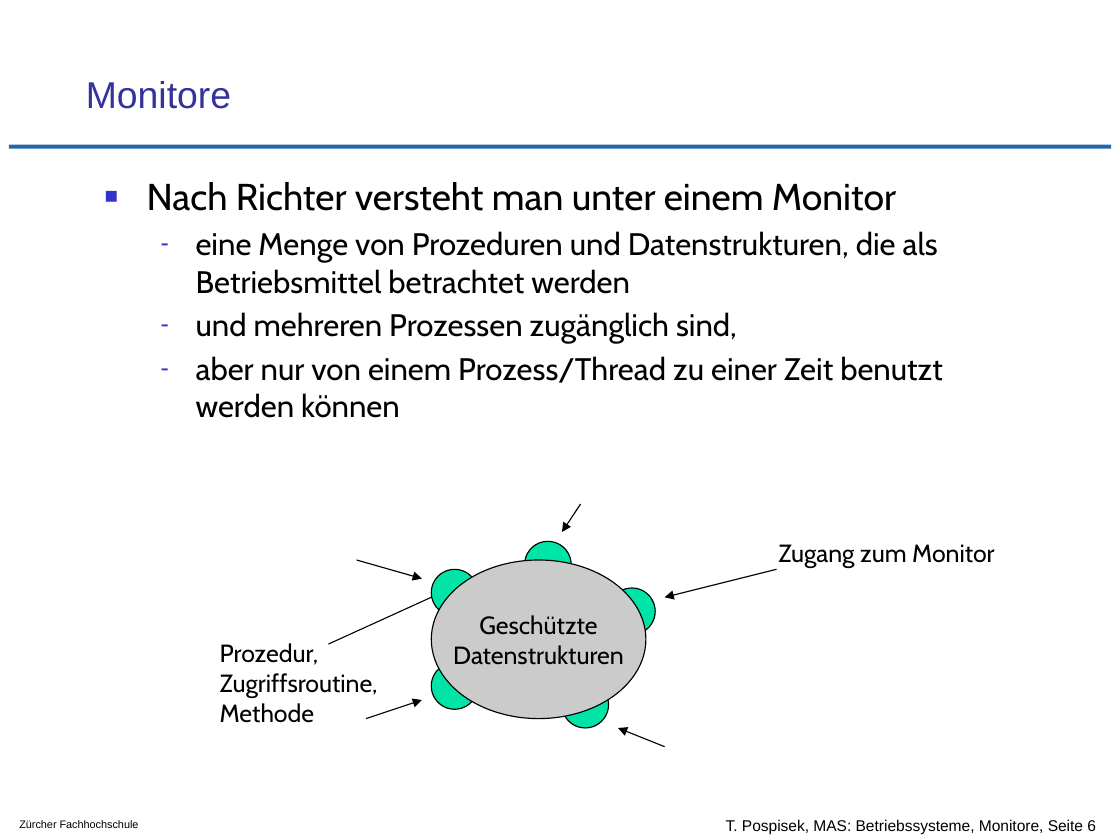
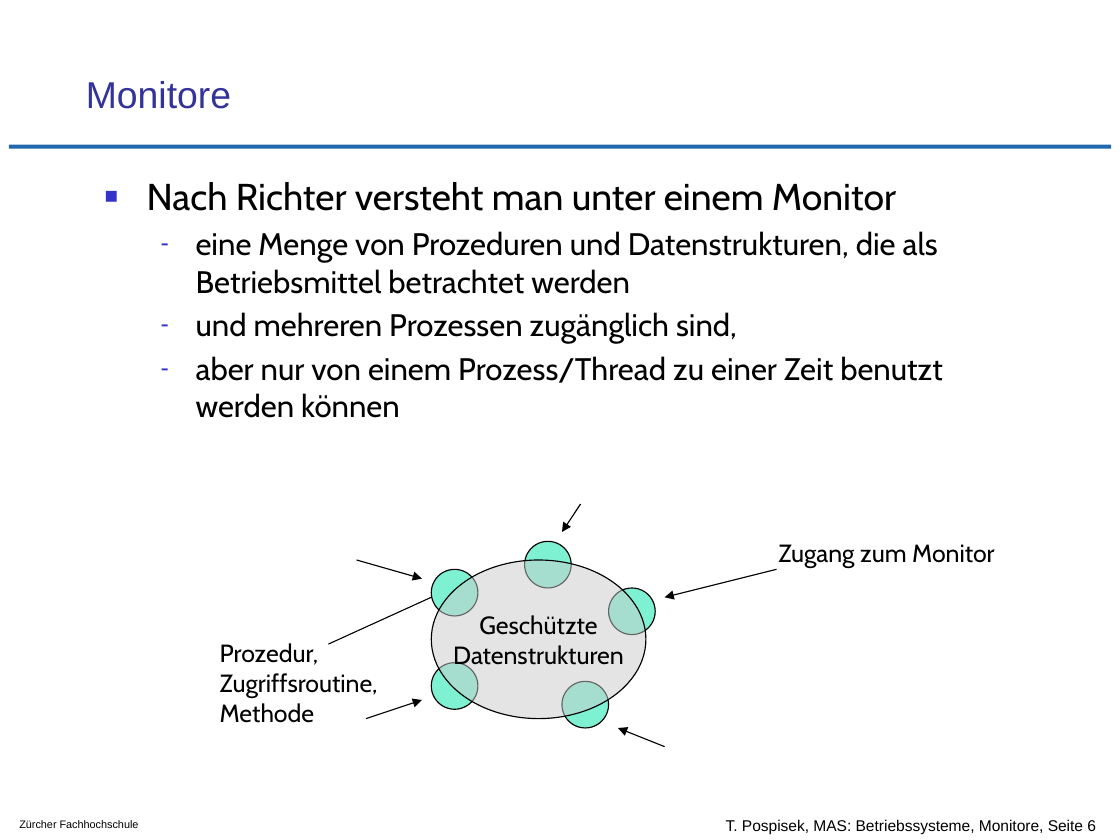
Before and after one commit to tpo/betriebssysteme, a slide deck: slide 6 of 08_Koordination_und_Synchronisation_Monitore.odp. Drawn at 1120x840 pixels with LibreOffice and Linux fonts; fonts in the diff are those of the drawing; background and template pictures are left out. Boxes give left, top, right and bottom in pixels: in the first picture for what was removed or moved away, otherwise in the second. Text is boxed around its words. In the diff, an @@ line names an element or a change of style, - is before the commit and + after.

```diff
--- a/08_Koordination_und_Synchronisation_Monitore.odp
+++ b/08_Koordination_und_Synchronisation_Monitore.odp
@@ ellipse "Geschützte" at (431, 560, 646, 719): fill #CBCBCB to #CBCBCB at 50% opacity @@
@@ fill #00E4A8 to #00E4A8 at 50% opacity in 5 elements at (524, 541, 571, 588), (431, 569, 478, 616), (608, 588, 655, 635), (431, 663, 478, 710), (562, 681, 609, 728) @@
```
Also in this commit, not shown: 13 other slides changed.
